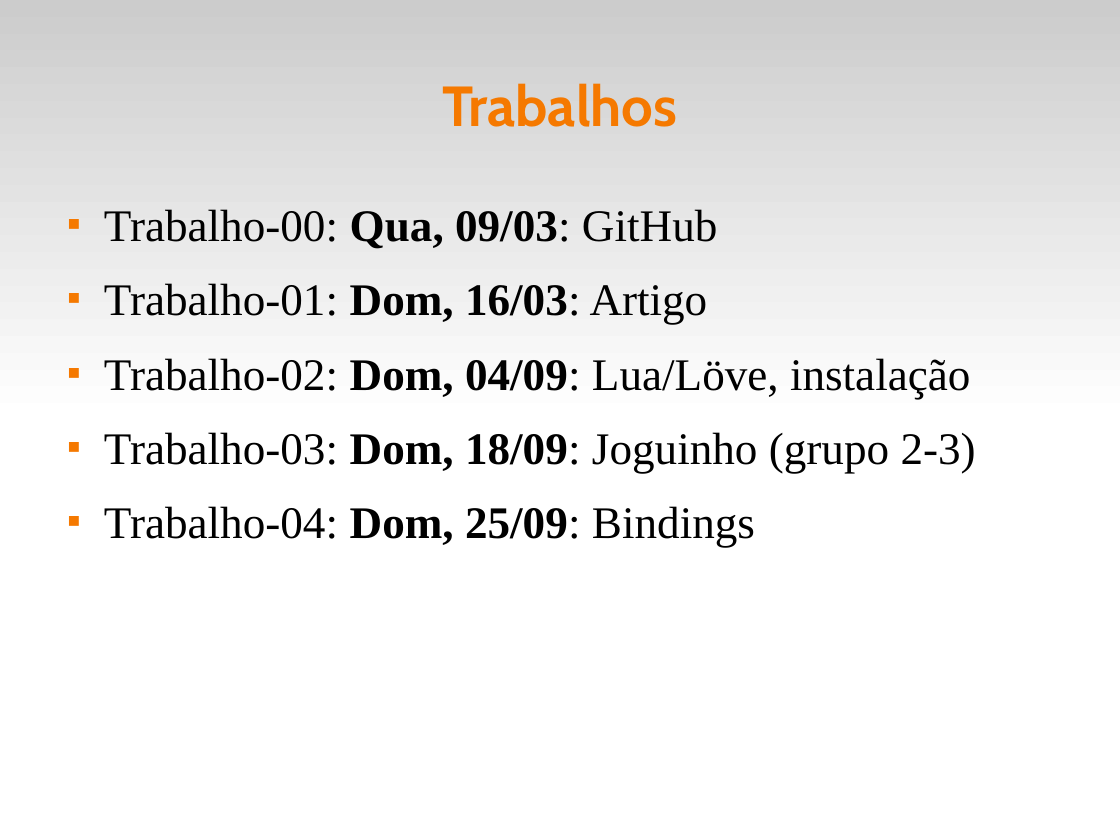
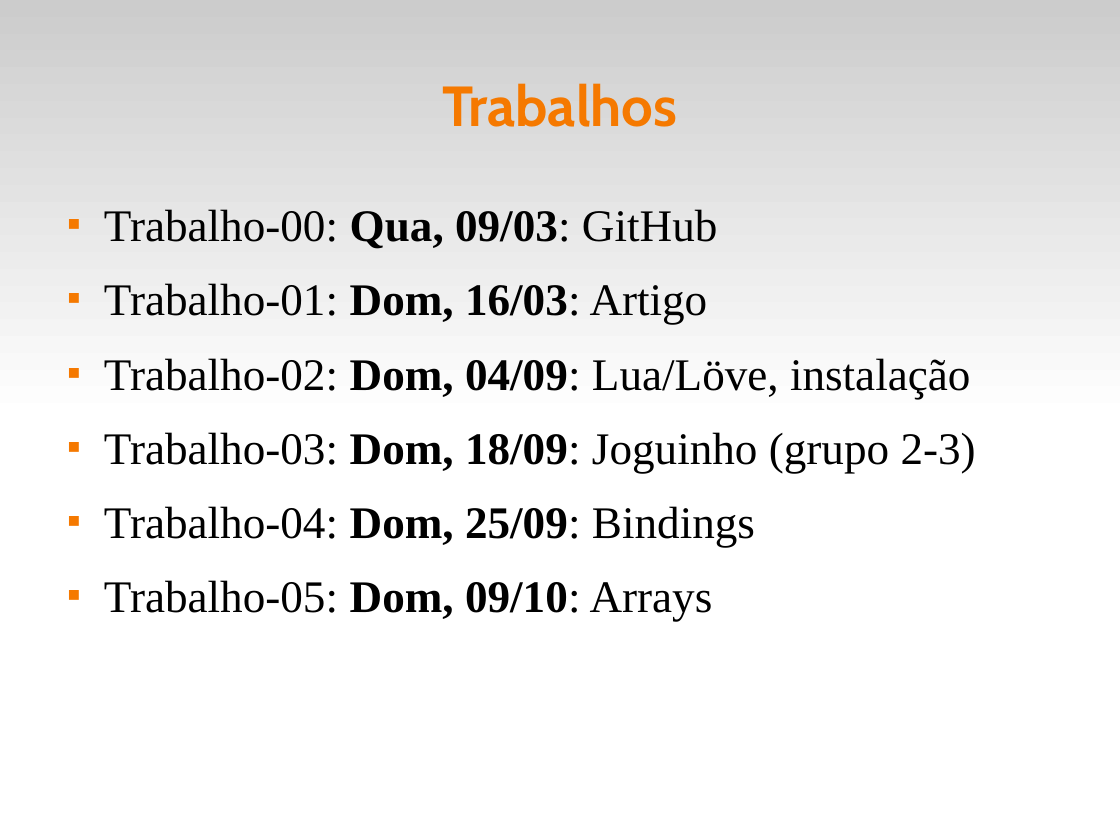
Before and after one commit to fsantanna-uerj/EDL, a slide deck: slide 4 of slides/edl-00.odp. Drawn at 1120x840 pixels with LibreOffice and Linux fonts; fonts in the diff are those of the drawing. Boxes give left, top, right and bottom in pixels: in the first picture for what was removed or moved away, otherwise in the second. Text is boxed around its words. In the diff, an @@ line names an element or a change of style, - is before the commit and + after.

```diff
--- a/slides/edl-00.odp
+++ b/slides/edl-00.odp
@@ text at bbox=[104, 580, 713, 622]: paragraph added @@
+■ Trabalho-05: Dom, 09/10: Arrays
```
Also in this commit, not shown: 1 slide added, 5 other files.
